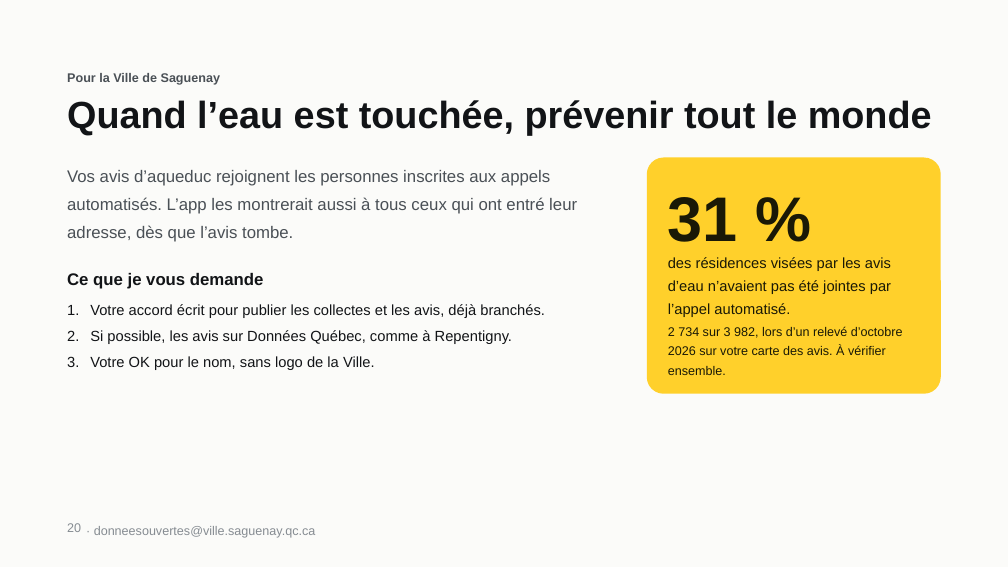
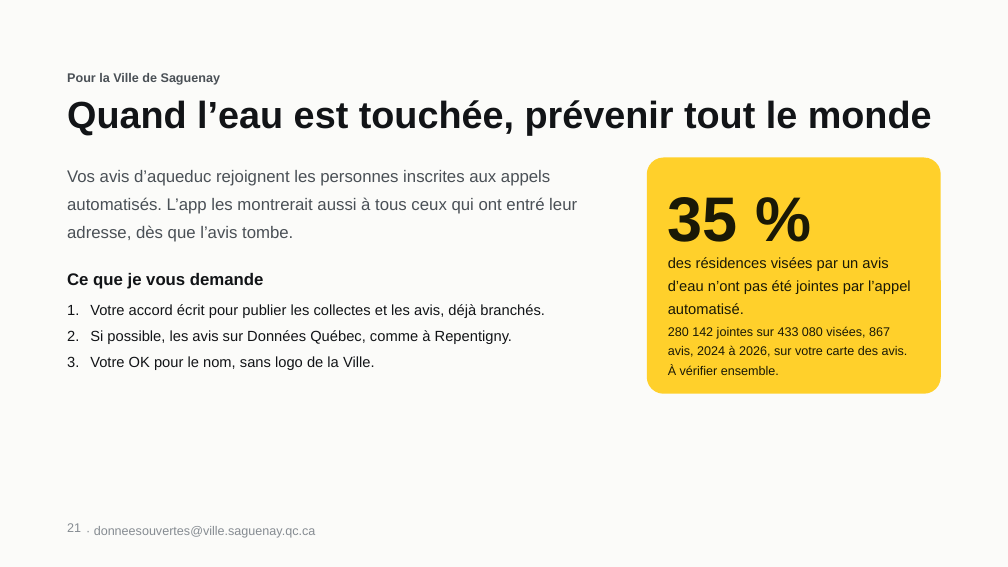
Before and after one commit to gotflo/saguenay_aujourdhui, a slide deck: slide 21 of Saguenay-Aujourdhui.pptx (slide 20 before the commit). Drawn at 1008x567 pixels with LibreOffice and Linux fonts; fonts in the diff are those of the drawing. Boxes give left, top, right and bottom in pixels: in the first picture for what was removed or moved away, otherwise in the second. Text is boxed around its words. In the diff, an @@ line names an element or a change of style, - is before the commit and + after.

Commit message:
La démo et le PowerPoint disent la même chose que la vidéo
Le problème et l'objectif expliqués, le chiffre de l'eau recalculé sur la carte de la Ville, le widget au centre, la chronologie refaite. Sur téléphone, la page ne glisse plus sur le côté.

```diff
--- a/Saguenay-Aujourdhui.pptx
+++ b/Saguenay-Aujourdhui.pptx
@@ text at bbox=[668, 197, 738, 242]: text changed @@
-31 %
+35 %
@@ text at bbox=[668, 257, 911, 314]: text changed @@
-des résidences visées par les avis d’eau n’avaient pas été jointes par l’appel automatisé.
+des résidences visées par un avis d’eau n’ont pas été jointes par l’appel automatisé.
@@ text at bbox=[668, 326, 908, 375]: text changed @@
-2 734 sur 3 982, lors d’un relevé d’octobre 2026 sur votre carte des avis. À vérifier ensemble.
+280 142 jointes sur 433 080 visées, 867 avis, 2024 à 2026, sur votre carte des avis. À vérifier ensemble.
@@ page number at bbox=[67, 523, 81, 532]: text changed @@
-20
+21
```
Also in this commit, not shown: 4 other slides changed, 1 slide added, 1 slide removed, 1 other file.
